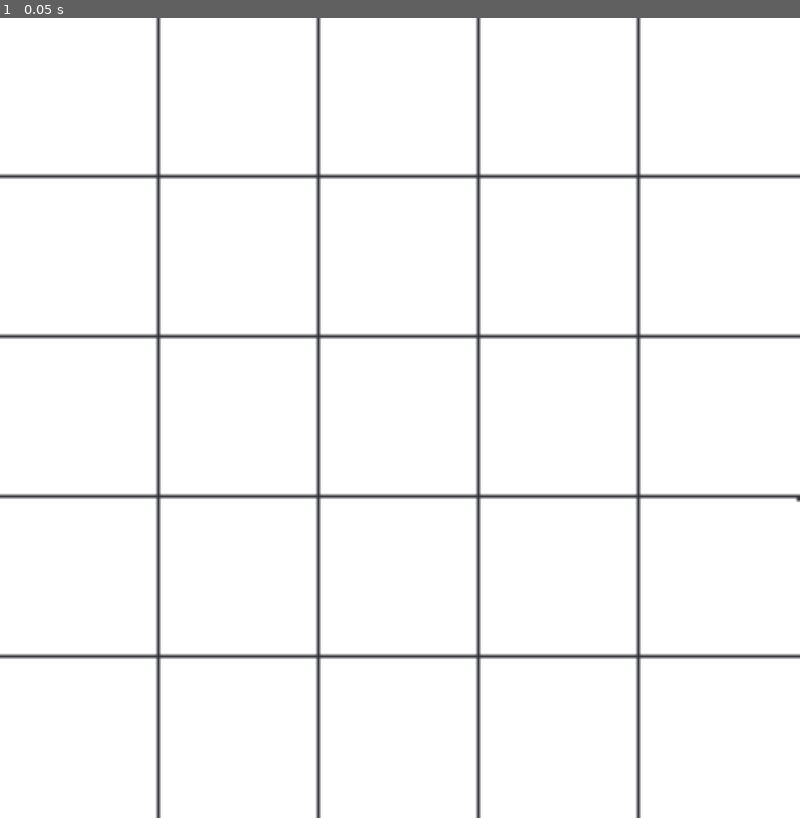
Above: before the commit, frame 1.
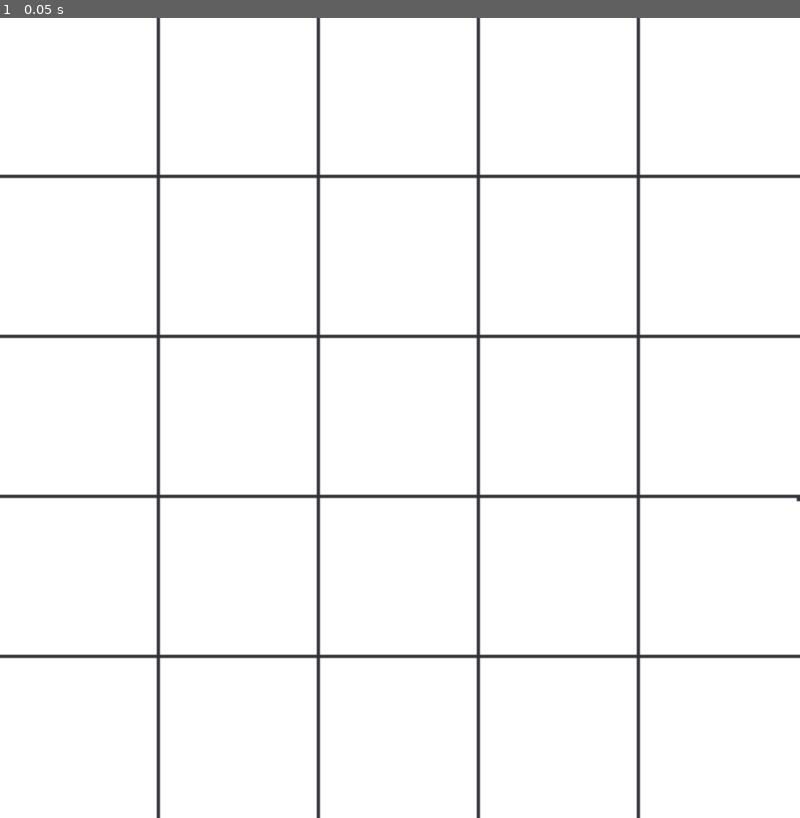
Above: after the commit, the same moment.

Repository: anthonyj-codestuff/gam-movie-bingo
Game: Godot game, scene res://main.tscn
Two runs of this game, one before a commit and one after it. Both use one fixed random seed, a clock stepped at 60 frames per second and the inputs below.
Inputs:
- Up to frame 1 (0.05 s): no input

The runs differ from the first frame. In frame 1, 3.0% of the frame differs, in the area x 0-100%, y 0-100%.

Commit message:
upscaled texture a bit

Diff:
--- a/project/main.tscn
+++ b/project/main.tscn
@@ -6,5 +6,5 @@
 
 [node name="Background" type="Sprite2D" parent="."]
 position = Vector2(400, 400)
-scale = Vector2(3.2, 3.2)
+scale = Vector2(1.6, 1.6)
 texture = ExtResource("1_dmqlr")
Binary file changed: project/assets/test_bg.png
